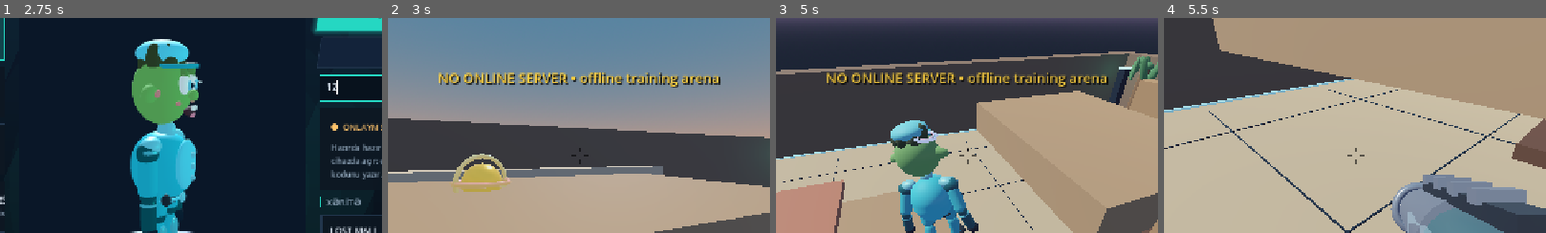
Above: before the commit, frames 1-4 (left to right).
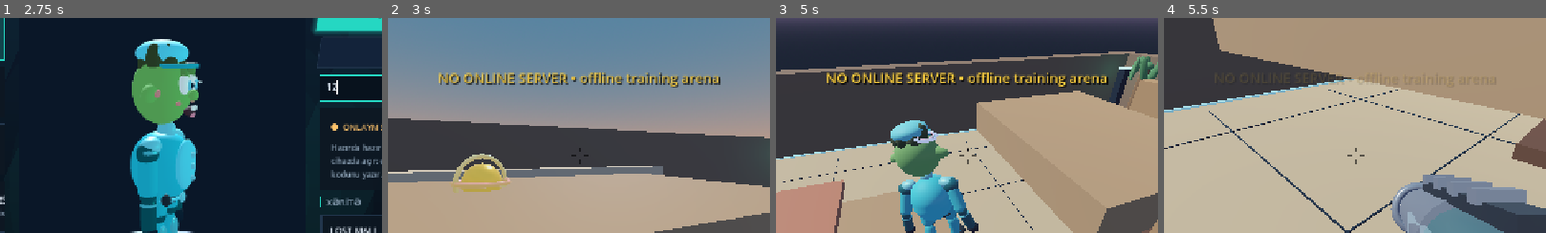
Above: after the commit, the same moments.

Repository: cemilocaq-star/Game
Game: Godot game, scene res://main.tscn
Two runs of this game, one before a commit and one after it. Both use one fixed random seed, a clock stepped at 60 frames per second and the inputs below. Sound files missing from this copy of the repository are replaced by a short silence.
Inputs (mouse positions are % of the whole screen's width and height, from its top left):
- Up to frame 1 (2.75 s): click (50, 33) at 0.52 s; type "Alex" at 0.6 s; click (50, 62) at 0.75 s; type "Alex" at 0.83 s; click (50, 70) at 0.98 s; type "12" at 1.07 s; click "QONAQ KİMİ OYNA" at 1.25 s; click (75, 34) at 2.02 s; type "12" at 2.1 s
- Up to frame 2 (3 s): click "BAŞLA • TƏLİM ARENASI" at 2.75 s
- Up to frame 3 (5 s): tap Enter at 3.5 s; move the mouse to (55, 50) at 3.52 s; hold W (move_forward) from 3.53 s (still down); tap Q (dash) at 3.6 s; click (55, 50) at 3.67 s; tap Space (jump) at 3.77, 4.07, 4.52, 4.82 s; move the mouse to (45, 50) at 4.27 s; tap K (emote_clap) at 4.35 s
- Up to frame 4 (5.5 s): keep holding W (move_forward); move the mouse to (52, 48) at 5.02 s; tap L (emote_flex) at 5.1 s
The pictures show only the part of the screen within x 25-75%, y 18-68%; the shares and areas given below are measured in that part.

Frame 1 is identical in both runs. In frame 2, 0.3% of the frame differs, in the area x 13-87%, y 25-32%; in frame 3, less than 0.1%; in frame 4, less than 0.1%.

Commit message:
Hosted server address comes from servers.json on GitHub (no URL baked into the APK); applies server directory migration docs
Co-Authored-By: Claude Sonnet 5.5 <noreply@anthropic.com>
Claude-Session: https://claude.ai/code/session_01G3vGjmF9RBLfUGYFmRmezS

Diff:
--- a/project.godot
+++ b/project.godot
@@ -13,6 +13,7 @@
 [oxenwar]
 
 default_servers=PackedStringArray("wss://oxenwar-game-server.onrender.com")
+server_list_urls=PackedStringArray("https://raw.githubusercontent.com/cemilocaq-star/Game/main/servers.json", "https://raw.githubusercontent.com/cemilocaq-star/Game/independent-audit/servers.json")
 
 [display]
 window/size/viewport_width=1280
--- a/scripts/main.gd
+++ b/scripts/main.gd
@@ -13,6 +13,7 @@
 const NETWORK_SCRIPT = preload("res://scripts/oxenwar_network.gd")
 const LAN_DISCOVERY := preload("res://scripts/lan_discovery.gd")
 const EMOTE_CATALOG := preload("res://scripts/emote_catalog.gd")
+const SERVER_LIST := preload("res://scripts/server_list.gd")
 const LAN_HOST := preload("res://scripts/lan_host.gd")
 const SUNSHINE_FX := preload("res://scripts/sunshine_fx.gd")
 var _sunshine_fx: Node3D
@@ -413,7 +414,11 @@
 			return {"host": LAN_DISCOVERY.address_of(room_server), "guest": true}
 	elif not servers.is_empty():
 		return {"host": LAN_DISCOVERY.address_of(LAN_DISCOVERY.best_server(servers)), "guest": true}
-	for default_server in _default_servers():
+	var candidates := await _remote_server_list()
+	for fallback in _default_servers():
+		if not candidates.has(fallback):
+			candidates.append(fallback)
+	for default_server in candidates:
 		_on_network_status_changed("Trying %s..." % default_server)
 		if await _probe_server(default_server):
 			return {"host": default_server, "guest": not signed_in}
@@ -439,6 +444,29 @@
 			if not value.is_empty():
 				result.append(value)
 	return result
+
+## Hosted server addresses live in servers.json on GitHub, so a moved or replaced server only needs that file
+## edited, not a new APK. The last good list is cached in user:// for offline starts.
+func _remote_server_list() -> PackedStringArray:
+	var urls: Variant = ProjectSettings.get_setting("oxenwar/server_list_urls", PackedStringArray())
+	var found := PackedStringArray()
+	for url in urls:
+		var request := HTTPRequest.new()
+		request.timeout = 6.0
+		add_child(request)
+		if request.request(str(url)) == OK:
+			var response: Array = await request.request_completed
+			if int(response[1]) == 200:
+				found = SERVER_LIST.parse((response[3] as PackedByteArray).get_string_from_utf8())
+		request.queue_free()
+		if not found.is_empty():
+			var cache := FileAccess.open("user://server_list.json", FileAccess.WRITE)
+			if cache != null:
+				cache.store_string(JSON.stringify({"servers": Array(found)}))
+			return found
+	if FileAccess.file_exists("user://server_list.json"):
+		return SERVER_LIST.parse(FileAccess.get_file_as_string("user://server_list.json"))
+	return found
 
 ## One quick HTTP request to a hosted server's /health page. Free plans sleep, so a slow answer is waited for.
 func _probe_server(host: String) -> bool:
--- /dev/null
+++ b/scripts/server_list.gd
@@ -0,0 +1,15 @@
+extends RefCounted
+## Parses servers.json ({"servers": ["wss://host", "host:port"]}) and keeps only well-formed addresses.
+
+static func parse(text: String) -> PackedStringArray:
+	var result := PackedStringArray()
+	var parsed: Variant = JSON.parse_string(text)
+	if typeof(parsed) != TYPE_DICTIONARY or typeof(parsed.get("servers", null)) != TYPE_ARRAY:
+		return result
+	var matcher := RegEx.new()
+	matcher.compile("^(wss://)?[A-Za-z0-9.-]{3,190}(:[0-9]{2,5})?$")
+	for item in parsed["servers"]:
+		var value := str(item).strip_edges()
+		if matcher.search(value) != null and not result.has(value) and result.size() < 8:
+			result.append(value)
+	return result
--- /dev/null
+++ b/servers.json
@@ -0,0 +1,4 @@
+{
+  "_comment": "OxenWar reads this file at start-up (raw.githubusercontent.com). Edit the list to change the hosted server without releasing a new APK. Use wss://host for hosted WebSocket servers or host[:port] for ENet.",
+  "servers": ["wss://oxenwar-game-server.onrender.com"]
+}
--- /dev/null
+++ b/tests/test_server_list.gd
@@ -0,0 +1,20 @@
+extends SceneTree
+
+const SERVER_LIST := preload("res://scripts/server_list.gd")
+
+func _init() -> void:
+	var failures: Array[String] = []
+	var ok := SERVER_LIST.parse('{"servers": ["wss://oxenwar-game-server.onrender.com", "10.0.0.5:2456", "play.example.com"]}')
+	if ok.size() != 3: failures.append("valid addresses kept, got %d" % ok.size())
+	var bad := SERVER_LIST.parse('{"servers": ["javascript:alert(1)", "a b", "wss://x", "http://evil.com", "host/path", 5, "ok.example.com", "ok.example.com"]}')
+	if bad != PackedStringArray(["ok.example.com"]): failures.append("bad addresses rejected and deduplicated: " + str(bad))
+	if not SERVER_LIST.parse("not json").is_empty(): failures.append("garbage ignored")
+	if not SERVER_LIST.parse('{"servers": "x"}').is_empty(): failures.append("wrong type ignored")
+	var shipped := SERVER_LIST.parse(FileAccess.get_file_as_string("res://servers.json"))
+	if shipped.is_empty(): failures.append("shipped servers.json has a valid server")
+	if failures.is_empty():
+		print("PASS: server list parsing accepts valid addresses, rejects malformed ones, and the shipped servers.json is valid")
+		quit(0)
+	else:
+		for f in failures: push_error(f)
+		quit(1)
